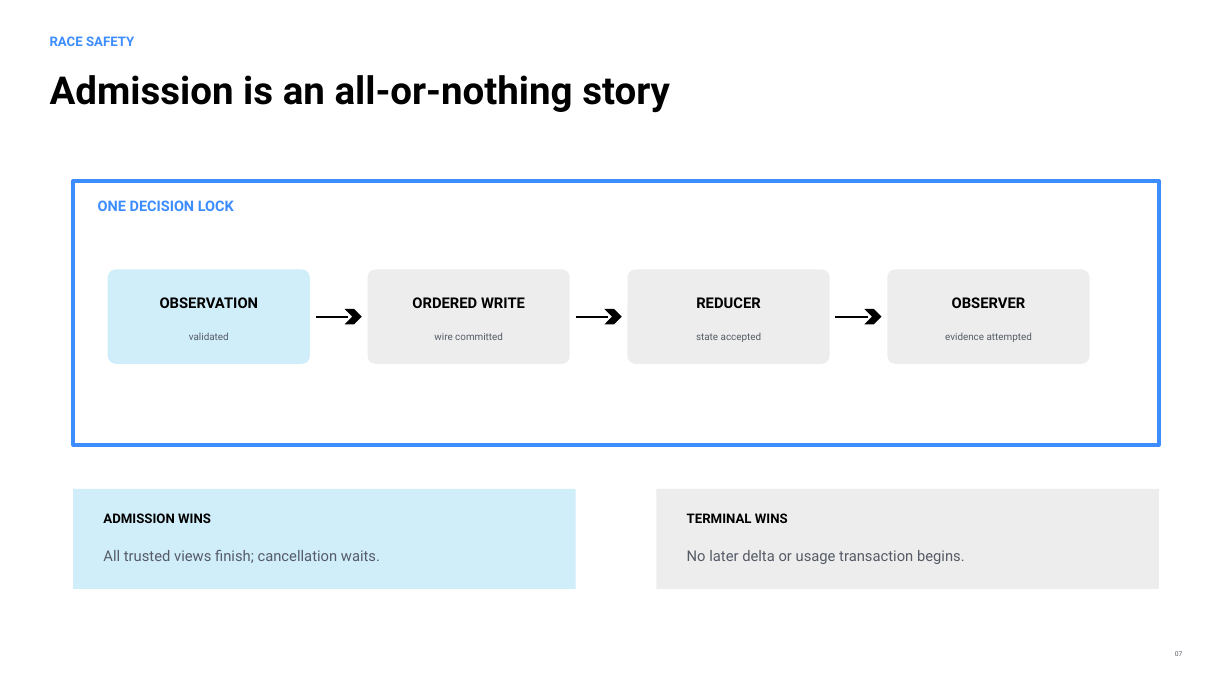
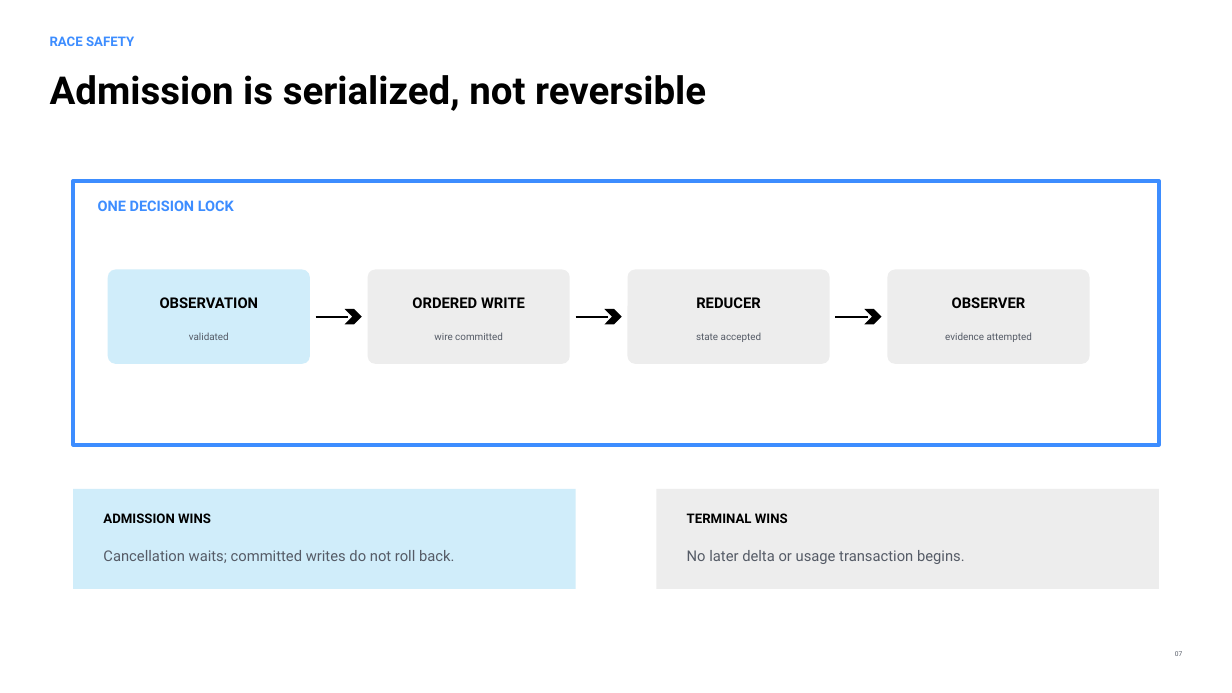
Before and after one commit to jimmie-potts/code-assist-harness, a slide deck: slide 7 of docs/lessons/assets/cah-021-one-model-turn.pptx. Drawn at 1232x693 pixels with LibreOffice and Linux fonts; fonts in the diff are those of the drawing. Boxes give left, top, right and bottom in pixels: in the first picture for what was removed or moved away, otherwise in the second. Text is boxed around its words. In the diff, an @@ line names an element or a change of style, - is before the commit and + after.

```diff
--- a/docs/lessons/assets/cah-021-one-model-turn.pptx
+++ b/docs/lessons/assets/cah-021-one-model-turn.pptx
@@ text at bbox=[50, 75, 706, 111]: text changed @@
-Admission is an all-or-nothing story
+Admission is serialized, not reversible
@@ text at bbox=[103, 550, 454, 563]: text changed @@
-All trusted views finish; cancellation waits.
+Cancellation waits; committed writes do not roll back.
```
Also in this commit, not shown: 2 other slides changed, 10 other files.
